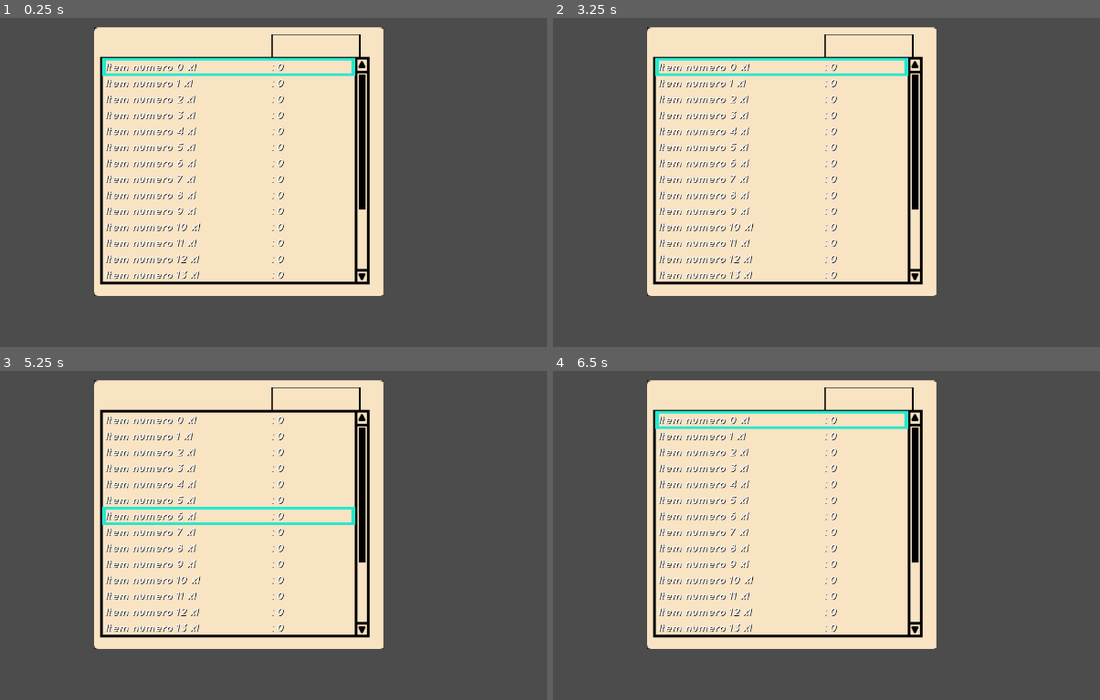
Above: before the commit, frames 1-4 (two rows, left to right).
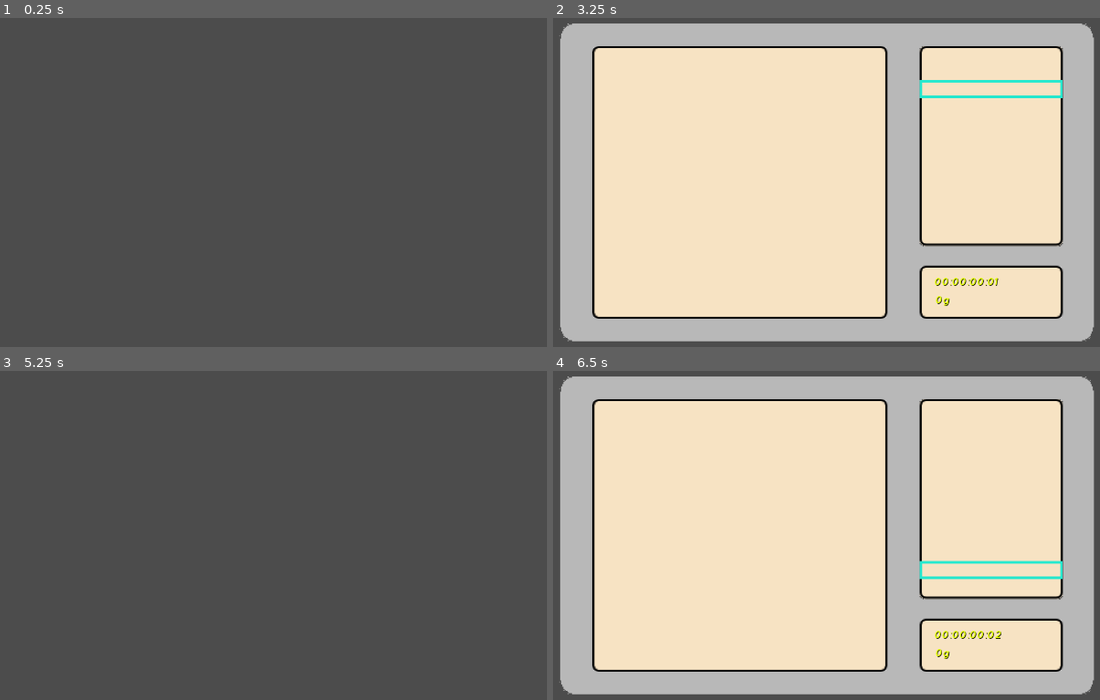
Above: after the commit, the same moments.

Repository: marinho112/rpg001
Game: Godot game, scene res://nodes/root.tscn
The game is run twice, just before and just after one commit, with the same random seed, the same clock (stepped at 60 frames per second) and the same inputs.
Inputs (mouse positions are in pixels of both pictures, inside the frame that each line leads up to):
- Up to frame 1 (0.25 s): no input
- Up to frame 2 (3.25 s): tap Enter (botao_pausa) at 0.5, 2 s; move the mouse to (974, 139) at 0.52 s; hold Right (ui_right) 0.53-1.28 s; tap A (a) at 0.6, 2.3 s; tap D (d) at 0.8, 1.35, 3.05 s; tap Space at 1.25, 2.75 s; move the mouse to (667, 182) at 1.27 s; hold Down (ui_down) 1.28-2.03 s; click (667, 182) at 1.55 s; move the mouse to (886, 70) at 2.02 s; press the mouse at (886, 70) at 2.03 s; hold Right (ui_right) 2.03-2.78 s; move the mouse to (777, 241) at 2.77 s; release the mouse at (777, 241) at 2.78 s; hold Up (ui_up) from 2.78 s (still down); tap E (E_BUTTON) at 2.85 s
- Up to frame 3 (5.25 s): tap Enter (botao_pausa) at 3.5 s; move the mouse to (481, 574) at 3.52 s; release Up (ui_up) at 3.53 s; press the mouse at (481, 574) at 3.53 s; hold Left (ui_left) 3.53-5.03 s; tap A (a) at 3.6, 4.55 s; tap Space at 4.25 s; move the mouse to (43, 453) at 4.27 s; release the mouse at (43, 453) at 4.28 s; tap D (d) at 4.35 s; move the mouse to (295, 512) at 5.02 s; press the mouse at (295, 512) at 5.03 s; hold Down (ui_down) from 5.03 s (still down)
- Up to frame 4 (6.5 s): tap D (d) at 5.3 s; move the mouse to (706, 410) at 5.77 s; release Down (ui_down) at 5.78 s; release the mouse at (706, 410) at 5.78 s; hold Right (ui_right) from 5.78 s (still down); tap A (a) at 5.85 s; click (706, 410) at 6.05 s

The runs differ from the first frame. In frame 1, 43% of the frame differs, in the area x 17-71%, y 2-85%; in frame 2, 65%; in frame 3, 43%; in frame 4, 65%, in the area x 1-99%, y 1-99%.
Error after the commit: Invalid call. Nonexistent function 'recuperaTudo' in base 'Nil'. (res://script/menus/MenuInGame.gd:22)

Commit message:
atualização no menu de itens

Diff:
--- a/nodes/menus/MenuInGameItem.tscn
+++ b/nodes/menus/MenuInGameItem.tscn
@@ -15,13 +15,16 @@
 	set_process(true)
 
 func _process(delta):
-	if Input.is_action_just_pressed(\"mouse_left\"):
-		if(Funcoes.na_area(self,$Collision)):
-			if(posicao != get_parent().posicao):
-				get_parent().posicao=posicao
-				get_parent().desenharLista()
-			else:
-				acionaItem()
+	if(VariaveisGlobais.menuAberto):
+		if Input.is_action_just_pressed(\"mouse_left\"):
+			if(Funcoes.na_area(self,$Collision)):
+				if(posicao != get_parent().posicao):
+					get_parent().posicao=posicao
+					get_parent().desenharLista()
+
+				else:
+					acionaItem()
+
 
 func defItem(item):
 	self.item = item
@@ -32,7 +35,11 @@
 	$Peso.set_text(pesoTexto+\": \"+str(item.quantidade*item.peso))
 
 func acionaItem():
-	print(str(item.descricao))
+	var janela =get_parent().get_node(\"janelaDescricao\")
+	janela.ativado = true
+	janela.set_visible(true)
+	janela.atualizaItem(item)
+
 "
 
 [sub_resource type="RectangleShape2D" id=2]
--- a/nodes/menus/MenuInGameItens.tscn
+++ b/nodes/menus/MenuInGameItens.tscn
@@ -7,6 +7,7 @@
 [ext_resource path="res://sprites/menus/menuCombate/selecao.png" type="Texture" id=5]
 [ext_resource path="res://sprites/menus/menuInGame/selecaoTipoItem.png" type="Texture" id=6]
 [ext_resource path="res://script/menus/MenuInGameItens.gd" type="Script" id=7]
+[ext_resource path="res://nodes/menus/janelaDescricao.tscn" type="PackedScene" id=8]
 
 [sub_resource type="RectangleShape2D" id=1]
 extents = Vector2( 235.768, 30 )
@@ -106,3 +107,7 @@
 position = Vector2( -18, -163 )
 scale = Vector2( 1.51, 1 )
 texture = ExtResource( 5 )
+
+[node name="janelaDescricao" parent="." instance=ExtResource( 8 )]
+visible = false
+position = Vector2( -18.3723, -30.2602 )
--- /dev/null
+++ b/nodes/menus/btn.tscn
@@ -0,0 +1,31 @@
+[gd_scene load_steps=4 format=2]
+
+[ext_resource path="res://sprites/menus/menuInGame/fundoDescricao.png" type="Texture" id=1]
+[ext_resource path="res://fontes/FontesSalvas/fonteMenuInGame.tres" type="DynamicFont" id=2]
+
+[sub_resource type="RectangleShape2D" id=1]
+extents = Vector2( 52.6474, 16.8636 )
+
+[node name="btn" type="Area2D"]
+
+[node name="fundoBtn" type="Sprite" parent="."]
+rotation = 1.5708
+scale = Vector2( 0.15, 0.3 )
+texture = ExtResource( 1 )
+
+[node name="CollisionShape2D" type="CollisionShape2D" parent="."]
+shape = SubResource( 1 )
+
+[node name="texto" type="Label" parent="."]
+margin_left = -55.0
+margin_top = -17.0
+margin_right = 55.0
+margin_bottom = 19.0
+custom_fonts/font = ExtResource( 2 )
+custom_colors/font_color_shadow = Color( 0, 0, 0, 1 )
+text = "Text"
+align = 1
+valign = 1
+__meta__ = {
+"_edit_use_anchors_": false
+}
--- /dev/null
+++ b/nodes/menus/janelaDescricao.tscn
@@ -0,0 +1,60 @@
+[gd_scene load_steps=5 format=2]
+
+[ext_resource path="res://sprites/menus/menuInGame/fundoDescricao.png" type="Texture" id=1]
+[ext_resource path="res://nodes/menus/btn.tscn" type="PackedScene" id=2]
+[ext_resource path="res://fontes/FontesSalvas/fonteMenuInGame.tres" type="DynamicFont" id=3]
+[ext_resource path="res://script/menus/janelaDescricao.gd" type="Script" id=4]
+
+[node name="janelaDescricao" type="Node2D"]
+z_index = 50
+script = ExtResource( 4 )
+
+[node name="fundo" type="Sprite" parent="."]
+rotation = 1.5708
+scale = Vector2( 0.7, 0.8 )
+texture = ExtResource( 1 )
+
+[node name="fundoTexto" type="Sprite" parent="."]
+position = Vector2( 0, -20 )
+rotation = 1.5708
+scale = Vector2( 0.545, 0.8 )
+texture = ExtResource( 1 )
+
+[node name="titulo" type="Label" parent="."]
+margin_left = -140.0
+margin_top = -85.0
+margin_right = 110.0
+margin_bottom = -71.0
+rect_scale = Vector2( 1.1, 1.1 )
+custom_fonts/font = ExtResource( 3 )
+custom_colors/font_color_shadow = Color( 0, 0, 0, 1 )
+text = "Titulo"
+__meta__ = {
+"_edit_use_anchors_": false
+}
+
+[node name="texto" type="RichTextLabel" parent="."]
+margin_left = -142.0
+margin_top = -56.0
+margin_right = 143.0
+margin_bottom = 44.0
+custom_fonts/normal_font = ExtResource( 3 )
+custom_colors/font_color_shadow = Color( 0, 0, 0, 1 )
+text = "texto conteudo
+e
+suas
+diverasas
+linhas
+
+"
+__meta__ = {
+"_edit_use_anchors_": false
+}
+
+[node name="btnOk" parent="." instance=ExtResource( 2 )]
+position = Vector2( -80, 70 )
+scale = Vector2( 0.8, 0.8 )
+
+[node name="btnSair" parent="." instance=ExtResource( 2 )]
+position = Vector2( 80, 70 )
+scale = Vector2( 0.8, 0.8 )
--- a/nodes/root.tscn
+++ b/nodes/root.tscn
@@ -1,11 +1,12 @@
 [gd_scene load_steps=3 format=2]
 
-[ext_resource path="res://nodes/menus/MenuInGameItens.tscn" type="PackedScene" id=1]
+[ext_resource path="res://nodes/menus/MenuInGame.tscn" type="PackedScene" id=1]
 [ext_resource path="res://script/root.gd" type="Script" id=4]
 
 [node name="root" type="Node2D"]
 pause_mode = 2
 script = ExtResource( 4 )
 
-[node name="MenuInGameItens" parent="." instance=ExtResource( 1 )]
-position = Vector2( 642.097, 386.346 )
+[node name="MenuInGame" parent="." instance=ExtResource( 1 )]
+visible = false
+position = Vector2( 709.786, 423.905 )
--- a/script/VariaveisGlobais.gd
+++ b/script/VariaveisGlobais.gd
@@ -4,6 +4,7 @@
 var listaPersonagens = []
 var listaItens=[]
 var dinheiro = 0
+var menuAberto = false
 
 var microTempo = 0
 var segundos = 0
--- a/script/itens/itens.gd
+++ b/script/itens/itens.gd
@@ -13,9 +13,15 @@
 	var descricao
 	var consumivel = false
 
+	func ativar(personagem):
+		pass
+
 class itemEquipamento extends item:
 
 	var equipamento
+
+	func ativar(personagem):
+		equipamento.equipar(personagem)
 
 	func _init():
 		tipo = Constantes.ITEM_TIPO_EQUIPAMENTO
@@ -27,6 +33,9 @@
 	var val1 = 0
 	var val2 = 0
 	var val3 = 0
+
+	func ativar(personagem):
+		utilizarItem(personagem)
 
 	func _init():
 		consumivel = true
--- a/script/menus/MenuInGameItens.gd
+++ b/script/menus/MenuInGameItens.gd
@@ -31,6 +31,11 @@
 
 	set_process(true)
 
+func mudarPosicao(posicao):
+	set_position(posicao)
+	posicaoCursorBarra.x = $fundo/barraRolagem.get_global_position().x
+
+
 func mudarPosicaoTipoItem():
 	var vetor = Vector2(0,0)
 	match tipoItemListado:
@@ -50,7 +55,7 @@
 
 func _process(delta):
 
-	if(ativado):
+	if(ativado and VariaveisGlobais.menuAberto):
 		if Input.is_action_just_pressed("ui_down"):
 			descerLista()
 		elif Input.is_action_just_pressed("ui_up"):
@@ -152,6 +157,12 @@
 	else:
 		$cursor.set_visible(false)
 
+	apagarJanelaDescricao()
+
+func apagarJanelaDescricao():
+	$janelaDescricao.set_visible(false)
+	$janelaDescricao.ativado=false
+
 func descerLista():
 	if(posicao < 13):
 		posicao+=1
--- a/script/menus/MenuInGameOpcoes.gd
+++ b/script/menus/MenuInGameOpcoes.gd
@@ -1,8 +1,11 @@
 extends Node2D
 
 var posicao = 0
+var cursorAtivado = true
 var ativado = true
 var listaMenu = []
+
+var preItem = preload("res://nodes/menus/MenuInGameItens.tscn")
 
 func _ready():
 	listaMenu.append($OpcaoStatus)
@@ -25,10 +28,11 @@
 	set_process(true)
 
 func _process(delta):
-
-	desenhaCursor()
-	controlaPosicaoCursor()
-
+	if(ativado and VariaveisGlobais.menuAberto):
+		if(cursorAtivado):
+			controlaPosicaoCursor()
+		desenhaCursor()
+		controlaPosicaoCursorMouse()
 
 func desenhaCursor():
 	var posicao2 = listaMenu[posicao].get_global_position()
@@ -47,6 +51,7 @@
 	if Input.is_action_just_pressed("a"):
 		selecionaOpcaoMenu()
 
+func controlaPosicaoCursorMouse():
 	if Input.is_action_just_pressed("mouse_left"):
 		var posicaoCursor=get_global_mouse_position()
 
@@ -62,3 +67,10 @@
 
 func selecionaOpcaoMenu():
 	print(str(posicao))
+	match posicao:
+		3:
+			get_parent().limparPersonagens()
+			var menu = preItem.instance()
+			get_parent().add_child(menu)
+			menu.mudarPosicao(Vector2(-165,0))
+			cursorAtivado = false
--- /dev/null
+++ b/script/menus/janelaDescricao.gd
@@ -0,0 +1,32 @@
+extends Node2D
+
+var ativado = false
+var item
+
+func _ready():
+	set_process(true)
+	$btnSair.get_node("texto").set_text("Sair(S)")
+
+func _process(delta):
+	if(ativado):
+		if Input.is_action_just_pressed("mouse_left"):
+			if Funcoes.na_area($btnSair,$btnSair/CollisionShape2D):
+				ativado = false
+				set_visible(false)
+			elif Funcoes.na_area($btnOk,$btnSair/CollisionShape2D):
+				item.ativar(null)
+
+func atualizaItem(item):
+	self.item=item
+	$btnOk.set_visible(true)
+	var textoItem = ""
+	if(item.tipo == Constantes.ITEM_TIPO_OUTROS):
+		$btnOk.set_visible(false)
+	elif(Constantes.ITEM_TIPO_UTILIZAVEL):
+		textoItem = "Usar"
+	elif(Constantes.ITEM_TIPO_EQUIPAMENTO):
+		textoItem="Equipar"
+
+	$btnOk.get_node("texto").set_text(textoItem)
+	$titulo.set_text(item.nome)
+	$texto.set_text(item.descricao)
--- a/script/root.gd
+++ b/script/root.gd
@@ -11,3 +11,7 @@
 	if Input.is_action_just_pressed("botao_pausa"):
 		pausado = !pausado
 		get_tree().paused=pausado
+
+	if Input.is_action_just_pressed("d"):
+		VariaveisGlobais.menuAberto = !VariaveisGlobais.menuAberto
+		$MenuInGame.set_visible(VariaveisGlobais.menuAberto)
--- a/sprites/frames/personagem_combate.tres
+++ b/sprites/frames/personagem_combate.tres
@@ -19,14 +19,14 @@
 "name": "default",
 "speed": 5.0
 }, {
+"frames": [ ExtResource( 6 ), ExtResource( 4 ), ExtResource( 7 ), ExtResource( 7 ), ExtResource( 5 ), ExtResource( 8 ) ],
+"loop": true,
+"name": "batendo",
+"speed": 5.0
+}, {
 "frames": [ ExtResource( 9 ) ],
 "loop": true,
 "name": "morto",
-"speed": 5.0
-}, {
-"frames": [ ExtResource( 6 ), ExtResource( 4 ), ExtResource( 7 ), ExtResource( 7 ), ExtResource( 5 ), ExtResource( 8 ) ],
-"loop": true,
-"name": "batendo",
 "speed": 5.0
 }, {
 "frames": [ ExtResource( 10 ) ],
Not shown: 1 places in nodes/menus/MenuInGameItens.tscn that only renumber resources
Binary file added: sprites/menus/menuInGame/fundoDescricao.png
Not shown, added: sprites/menus/menuInGame/fundoDescricao.png.import
